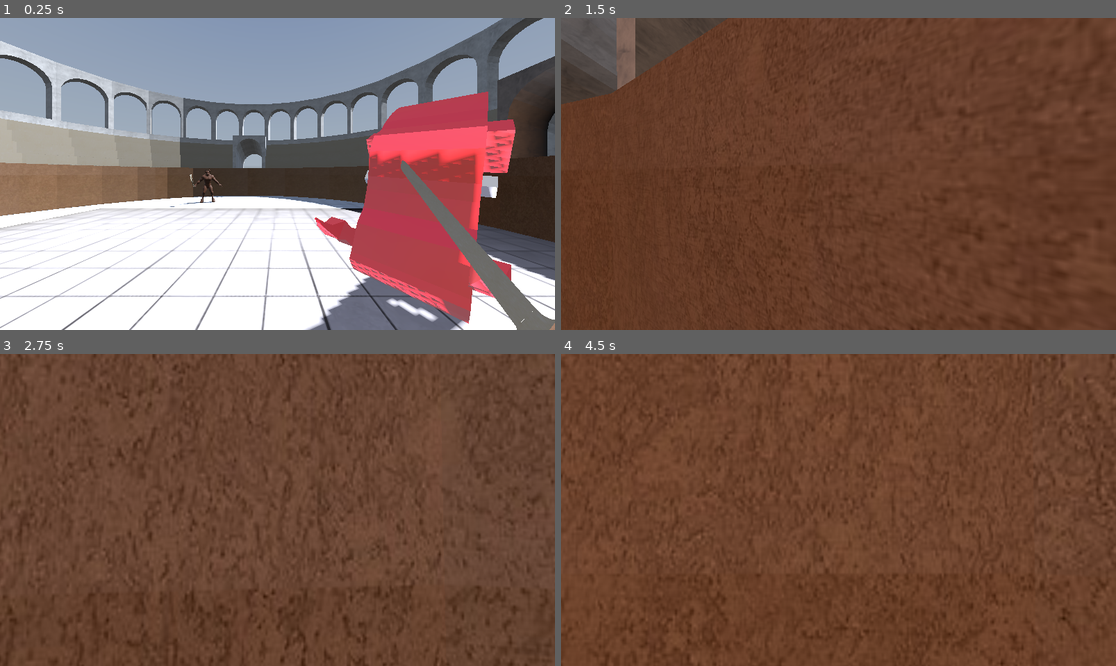
Above: before the commit, frames 1-4 (two rows, left to right).
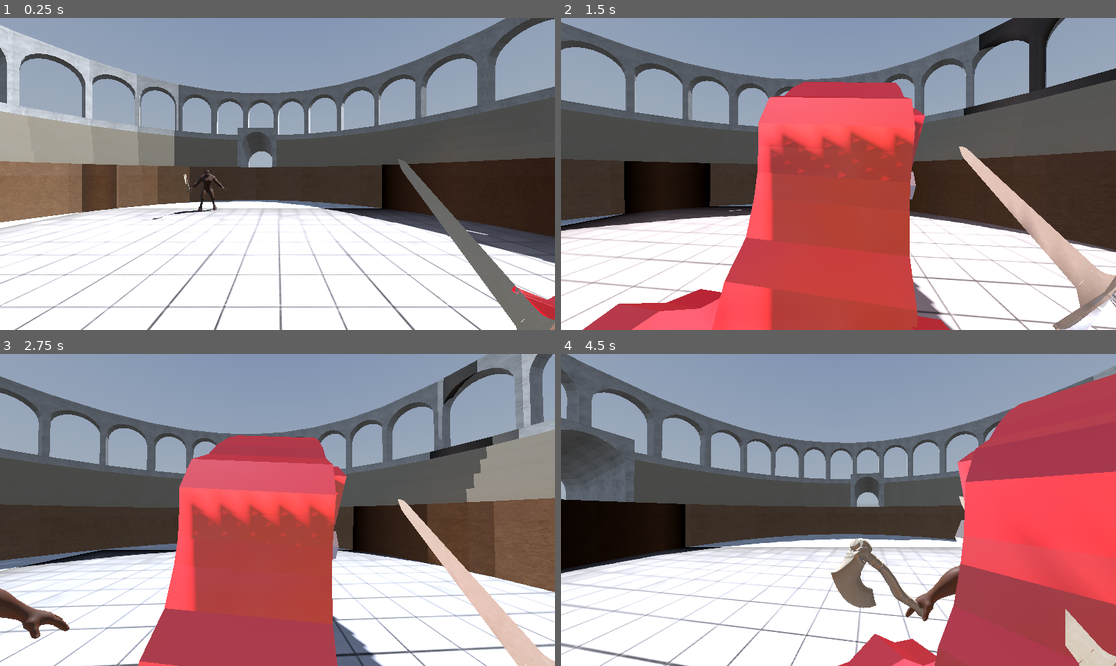
Above: after the commit, the same moments.

Repository: martinsi26/3DGameDesign
Game: Godot game, scene res://Scenes/Sandbox.tscn
The game is run twice, just before and just after one commit, with the same random seed, the same clock (stepped at 60 frames per second) and the same inputs. A sky picture missing from this copy of the repository is replaced by a grey-blue gradient.
Inputs (mouse positions are in pixels of both pictures, inside the frame that each line leads up to):
- Up to frame 1 (0.25 s): no input
- Up to frame 2 (1.5 s): move the mouse to (866, 174) at 0.52 s; hold Ctrl (crouch) 0.53-1.28 s; hold W (move_forward) from 0.53 s (still down); tap Space (jump) at 0.77 s; move the mouse to (810, 174) at 1.27 s; tap Q (lock) at 1.35 s
- Up to frame 3 (2.75 s): keep holding W (move_forward); tap Space (jump) at 1.52 s; move the mouse to (288, 503) at 2.02 s; hold Shift (sprint) from 2.03 s (still down)
- Up to frame 4 (4.5 s): keep holding W (move_forward); move the mouse to (832, 516) at 2.77 s; release Shift (sprint) at 2.78 s; tap Ctrl (crouch) at 2.85 s; tap Space (jump) at 3.02, 3.77 s; move the mouse to (877, 513) at 3.52 s; tap Q (lock) at 3.6 s; move the mouse to (794, 506) at 4.27 s; tap Shift (sprint) at 4.35 s

The runs differ from the first frame. In frame 1, 36% of the frame differs, in the area x 0-100%, y 0-100%; in frame 2, 99%; in frame 3, 95%; in frame 4, 100%.

Commit message:
fixed boar hits target

Diff:
--- a/3dgamedesign/Scenes/Enemy/Boar.tscn
+++ b/3dgamedesign/Scenes/Enemy/Boar.tscn
@@ -92,7 +92,7 @@
 [node name="NavigationAgent3D" type="NavigationAgent3D" parent="."]
 
 [node name="CollisionShape3D" type="CollisionShape3D" parent="."]
-transform = Transform3D(4.8, 0, 0, 0, 2.5, 0, 0, 0, 0.9, 4.2, 1, -0.08)
+transform = Transform3D(4.8, 0, 0, 0, 2.5, 0, 0, 0, 0.9, 0, 1, 0)
 shape = SubResource("BoxShape3D_1egue")
 
 [editable path="Boar"]
